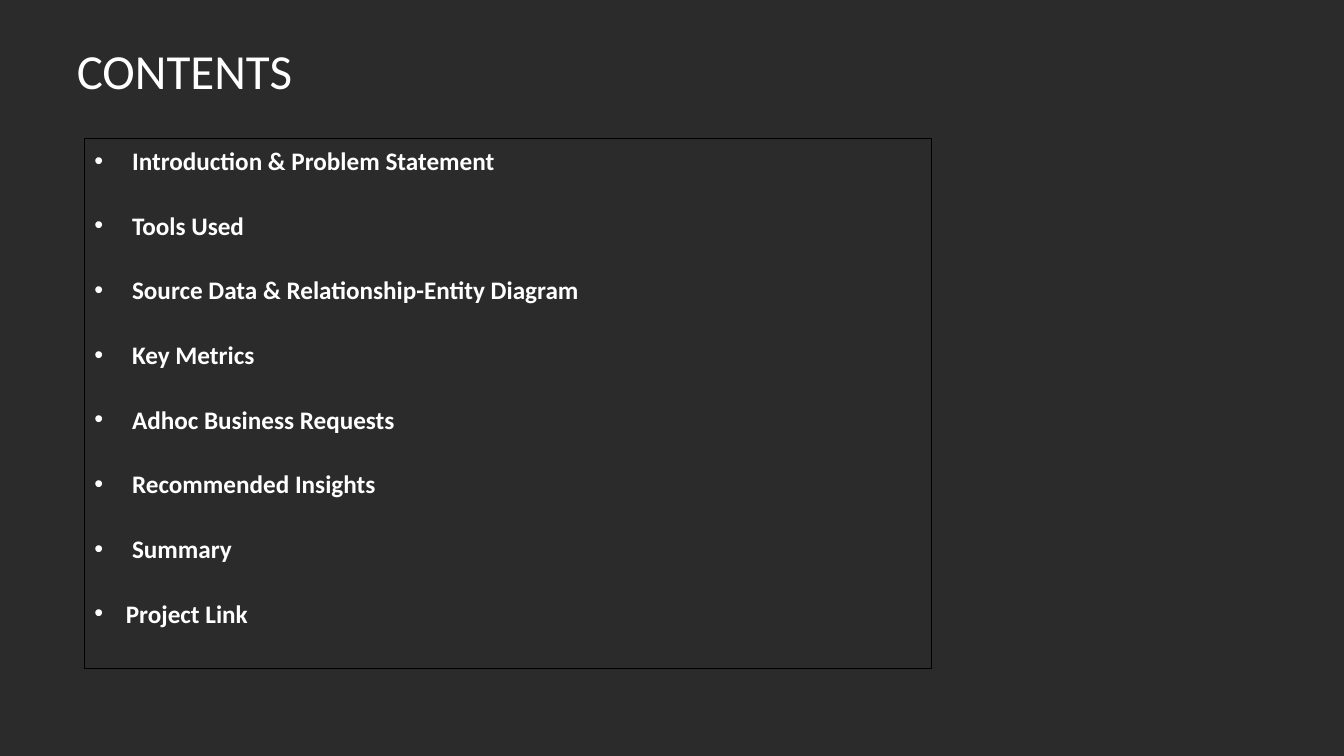
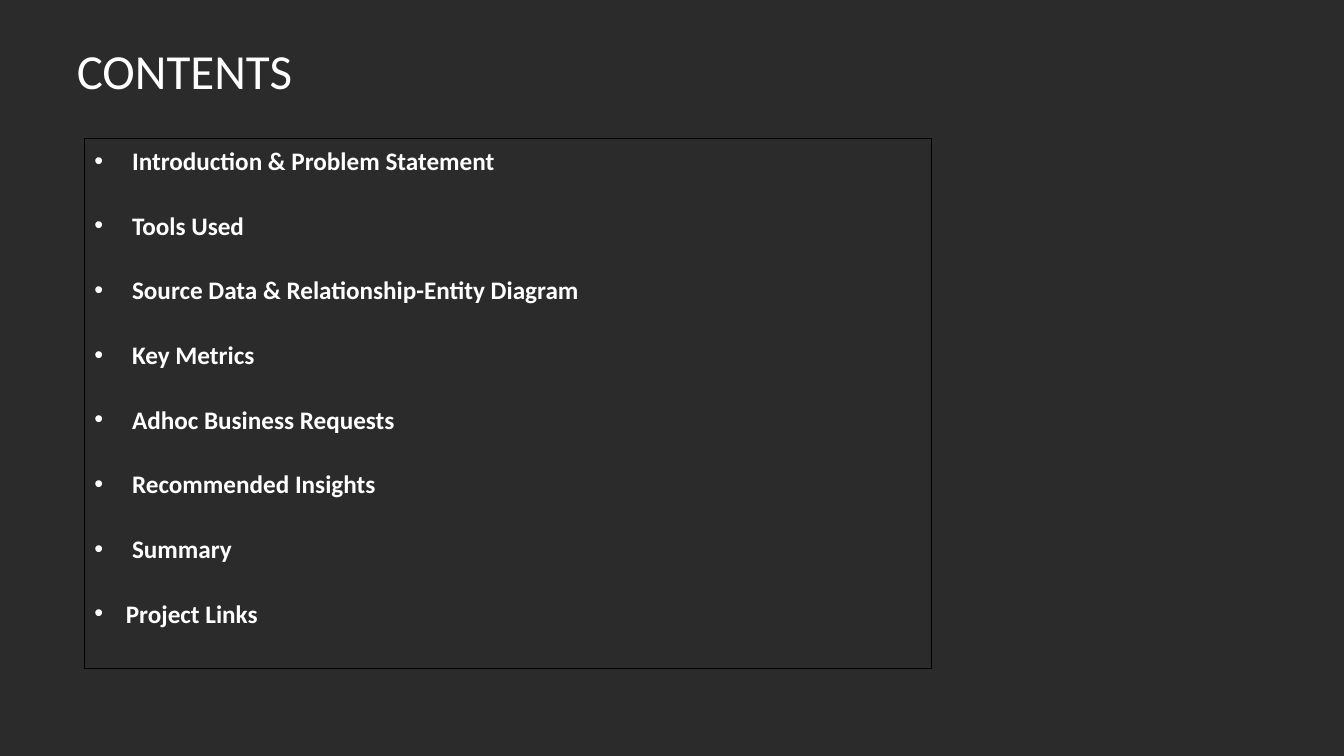
Before and after one commit to AmAn-1234567890/Atliq-Promotional-Campaign-analysis--Codebasics-challenge-9, a slide deck: slide 2 of Final Presentation.pptx. Drawn at 1344x756 pixels with LibreOffice and Linux fonts; fonts in the diff are those of the drawing; background and template pictures are left out; a plain dark background stands for a picture behind light text. Boxes give left, top, right and bottom in pixels: in the first picture for what was removed or moved away, otherwise in the second. Text is boxed around its words. In the diff, an @@ line names an element or a change of style, - is before the commit and + after.

```diff
--- a/Final Presentation.pptx
+++ b/Final Presentation.pptx
@@ text in rectangle at box(126, 605, 257, 628): text changed @@
-• Project Link
+• Project Links
```
Also in this commit, not shown: 4 other slides changed.
